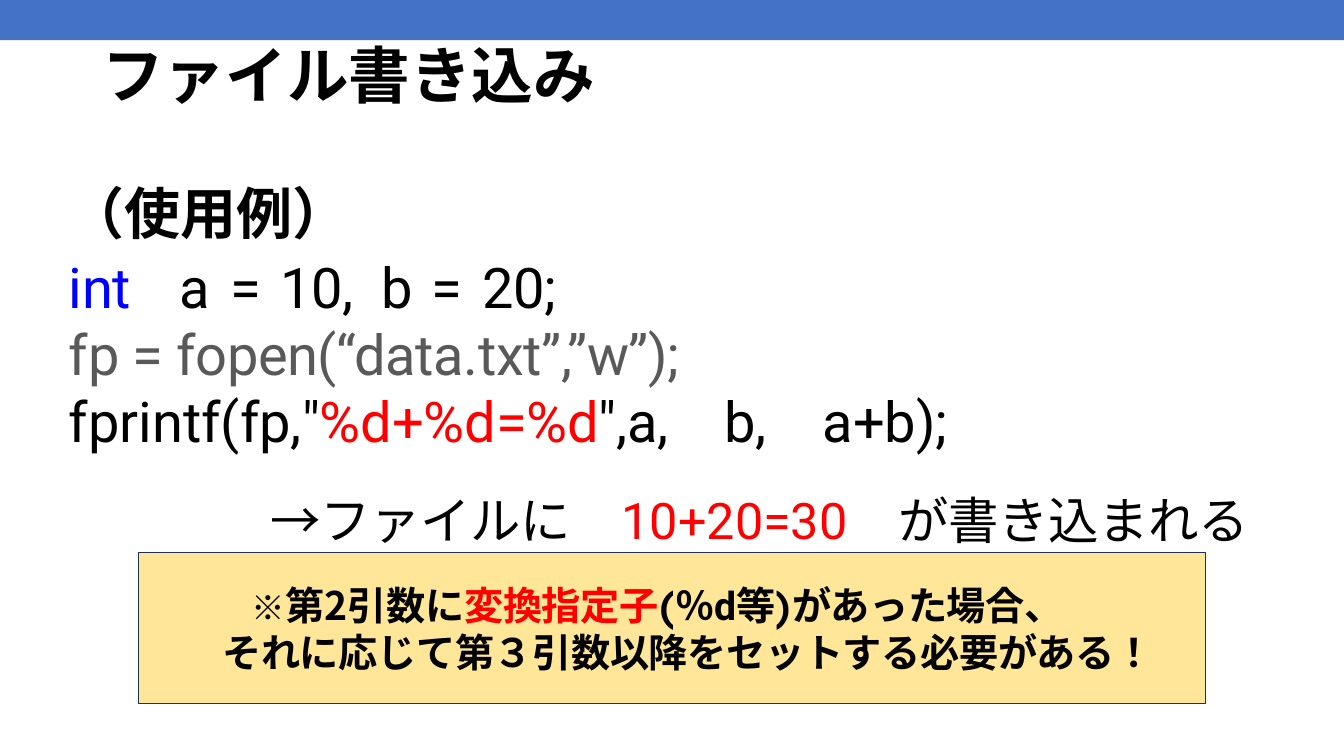
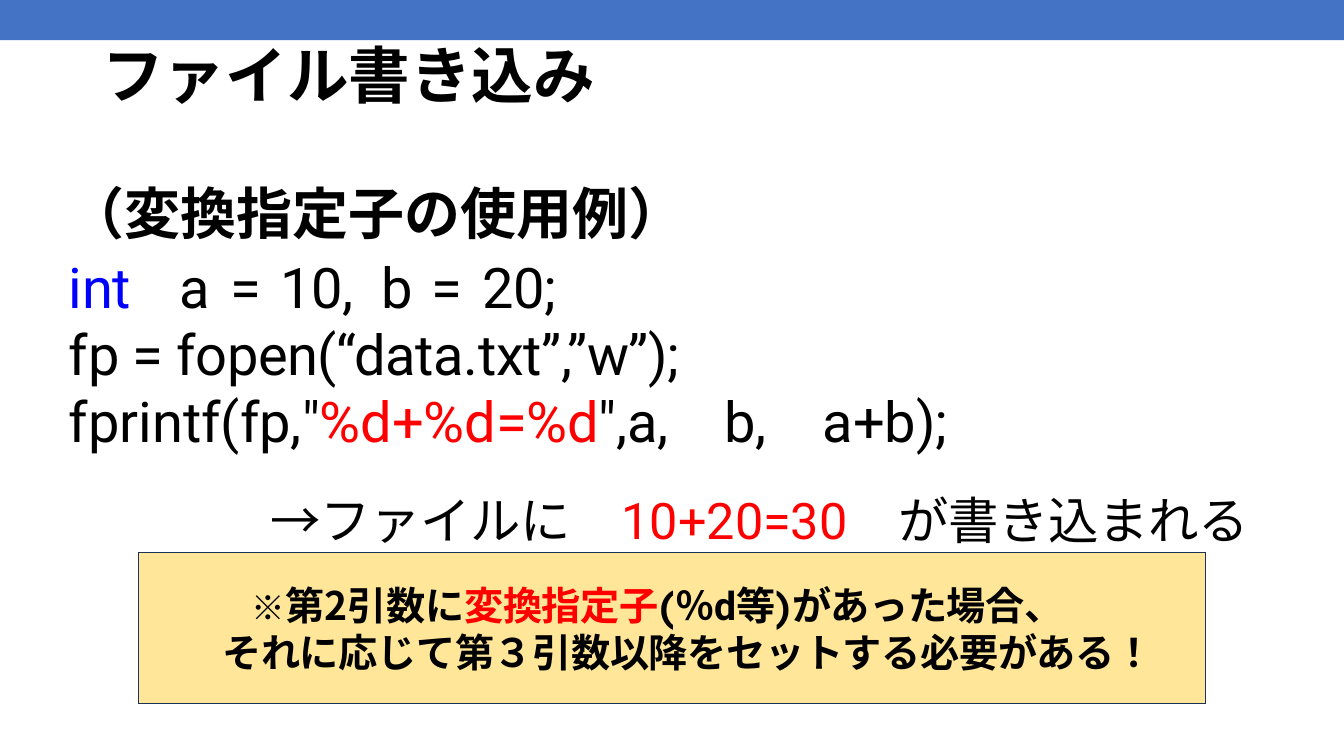
Before and after one commit to kic-murata/cpp2025, a slide deck: slide 10 of 授業資料/授業資料：ファイル処理.pptx. Drawn at 1344x756 pixels with LibreOffice and Linux fonts; fonts in the diff are those of the drawing. Boxes give left, top, right and bottom in pixels: in the first picture for what was removed or moved away, otherwise in the second. Text is boxed around its words. In the diff, an @@ line names an element or a change of style, - is before the commit and + after.

```diff
--- a/授業資料/授業資料：ファイル処理.pptx
+++ b/授業資料/授業資料：ファイル処理.pptx
@@ text at (69,186,684,240): text changed @@
-（使用例）
+（変換指定子の使用例）
@@ text at (69,266,947,455): text colour #595959 to #000000 in "fp = fopen(“data.txt”,”w”);" @@
```
Also in this commit, not shown: 9 other slides changed, 1 slide added, 1 other file.
